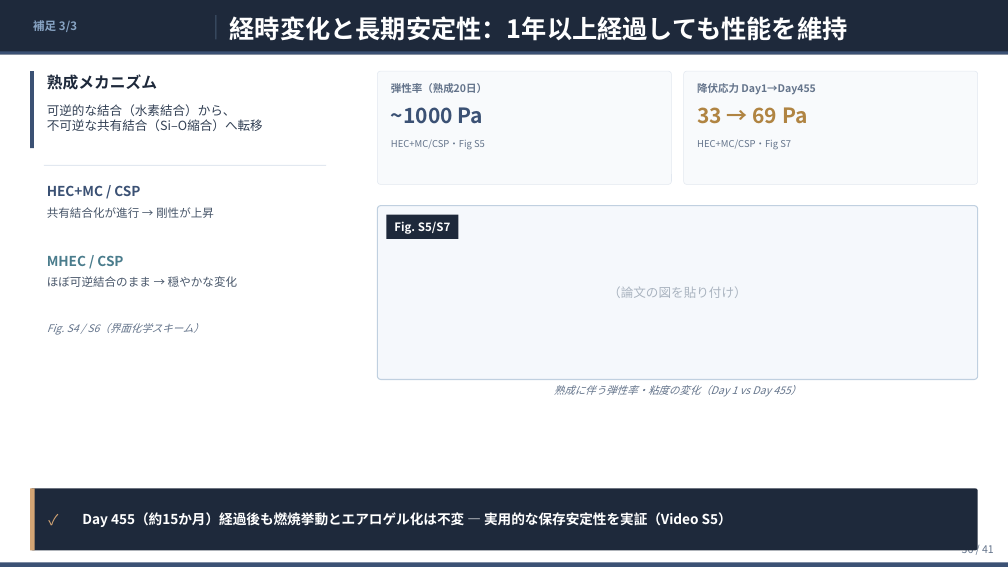
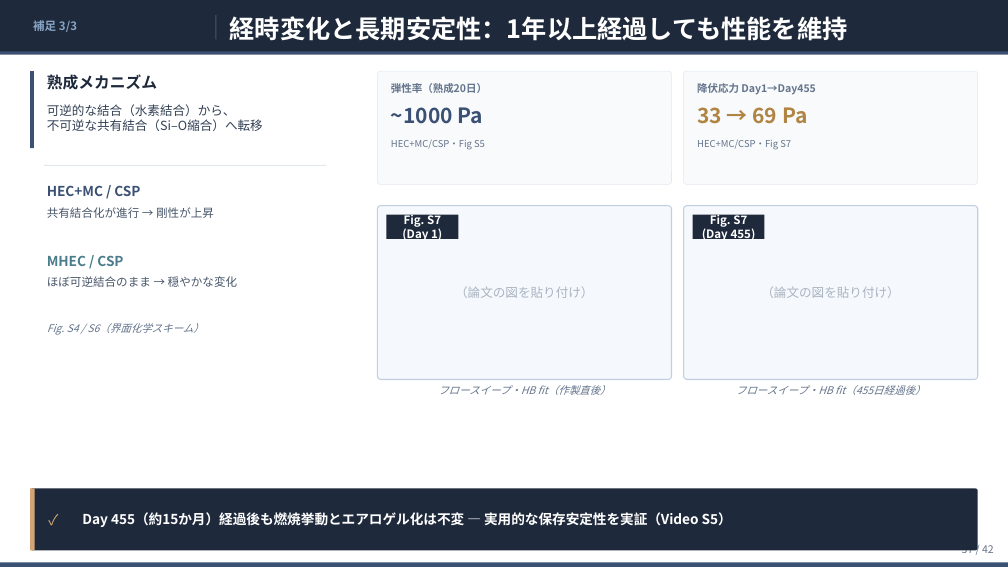
Before and after one commit to ytaisei0525-design/my-first-claude, a slide deck: slide 37 of slides.pptx (slide 36 before the commit). Drawn at 1008x567 pixels with LibreOffice and Linux fonts; fonts in the diff are those of the drawing. Boxes give left, top, right and bottom in pixels: in the first picture for what was removed or moved away, otherwise in the second. Text is boxed around its words. In the diff, an @@ line names an element or a change of style, - is before the commit and + after.

```diff
--- a/slides.pptx
+++ b/slides.pptx
@@ text "（論文の図を貼り付け）" moved from (x1=608, y1=286, x2=746, y2=298) to (x1=455, y1=286, x2=593, y2=298) @@
@@ rounded rectangle resized from (x1=377, y1=206, x2=978, y2=380) to (x1=377, y1=206, x2=671, y2=380) @@
@@ rounded rectangle added at (x1=684, y1=206, x2=978, y2=380), fill #F5F8FC, outline #C0D0E0 1 pt @@
@@ text at (x1=402, y1=212, x2=442, y2=242): text changed @@
-Fig. S5/S7
+Fig. S7 (Day 1)
@@ rectangle added at (x1=693, y1=215, x2=765, y2=239), fill #1E293B @@
@@ text added at (x1=702, y1=212, x2=756, y2=242), 11 pt, text #FFFFFF, bold @@
+Fig. S7 (Day 455)
@@ text added at (x1=761, y1=286, x2=899, y2=298), 12 pt, text #AAB4C0 @@
+（論文の図を貼り付け）
@@ text at (x1=438, y1=385, x2=611, y2=395): text changed @@
-熟成に伴う弾性率・粘度の変化（Day 1 vs Day 455）
+フロースイープ・HB fit（作製直後）
@@ text added at (x1=736, y1=385, x2=925, y2=395), 10 pt, text #64748B, italic @@
+フロースイープ・HB fit（455日経過後）
@@ text at (x1=962, y1=545, x2=994, y2=556): text changed @@
-36 / 41
+37 / 42
```
Also in this commit, not shown: 40 other slides changed, 1 slide added, 4 other files.
